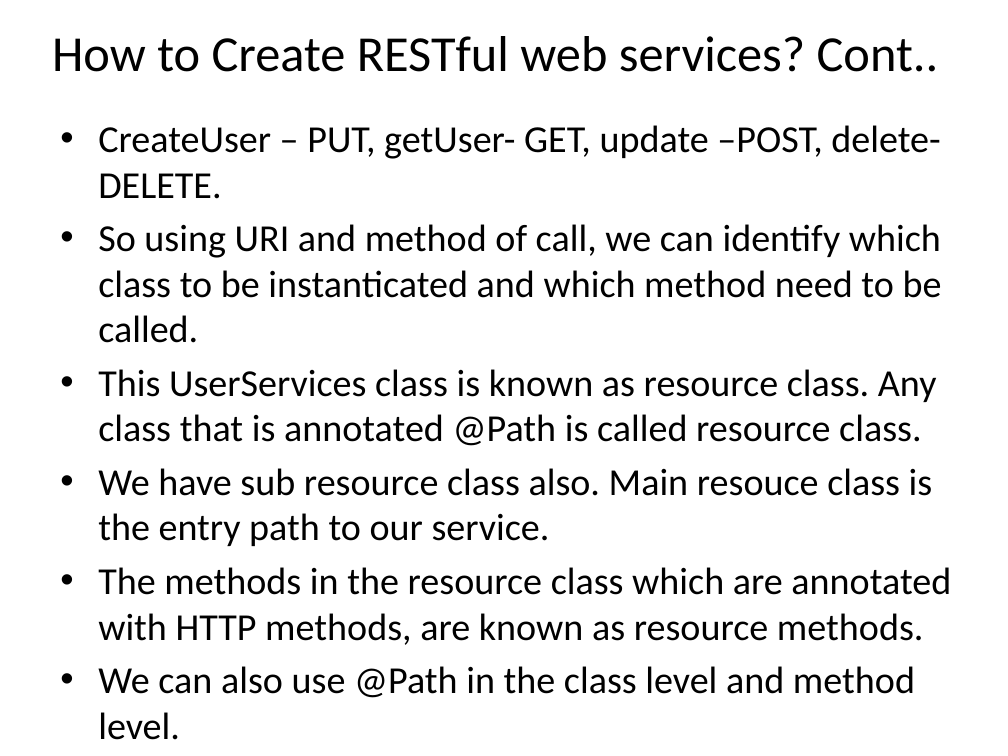
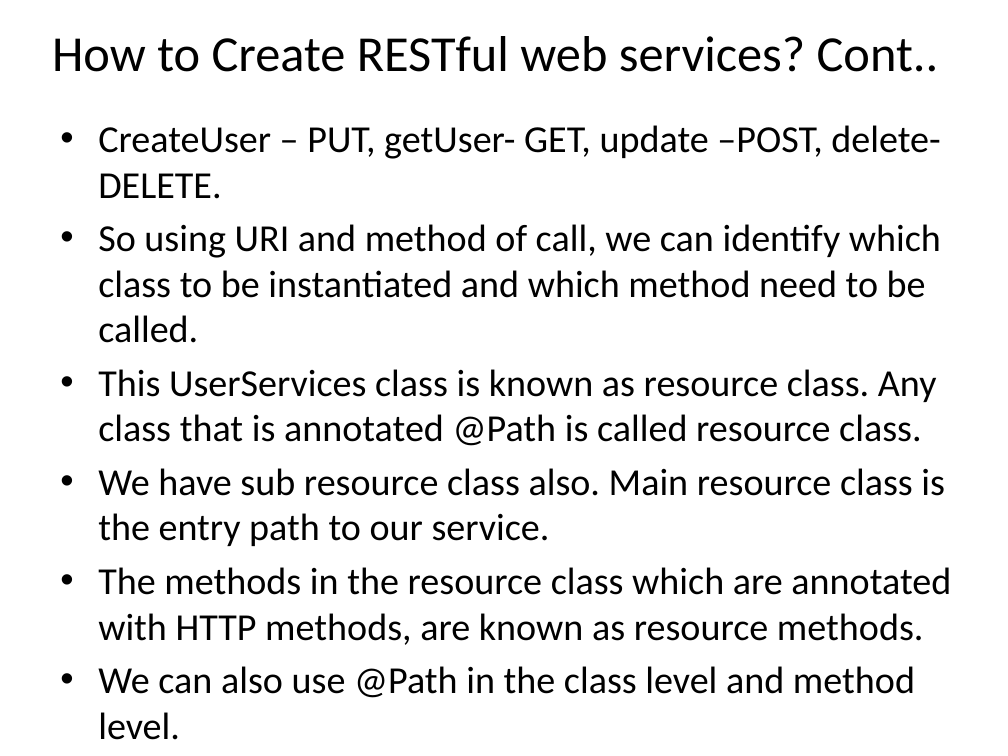
Before and after one commit to email2dorababu/SCALA_Reading, a slide deck: slide 8 of REST/REST_part1.pptx. Drawn at 1008x756 pixels with LibreOffice and Linux fonts; fonts in the diff are those of the drawing. Boxes give left, top, right and bottom in pixels: in the first picture for what was removed or moved away, otherwise in the second. Text is boxed around its words. In the diff, an @@ line names an element or a change of style, - is before the commit and + after.

```diff
--- a/REST/REST_part1.pptx
+++ b/REST/REST_part1.pptx
@@ text at (98, 224, 941, 343): text changed @@
-• So using URI and method of call, we can identify which class to be instanticated and which method need to be called.
+• So using URI and method of call, we can identify which class to be instantiated and which method need to be called.
@@ text at (98, 468, 945, 546): text changed @@
-• We have sub resource class also. Main resouce class is the entry path to our service.
+• We have sub resource class also. Main resource class is the entry path to our service.
```
Also in this commit, not shown: 1 other slide changed, 2 slides added, 4 other files.
